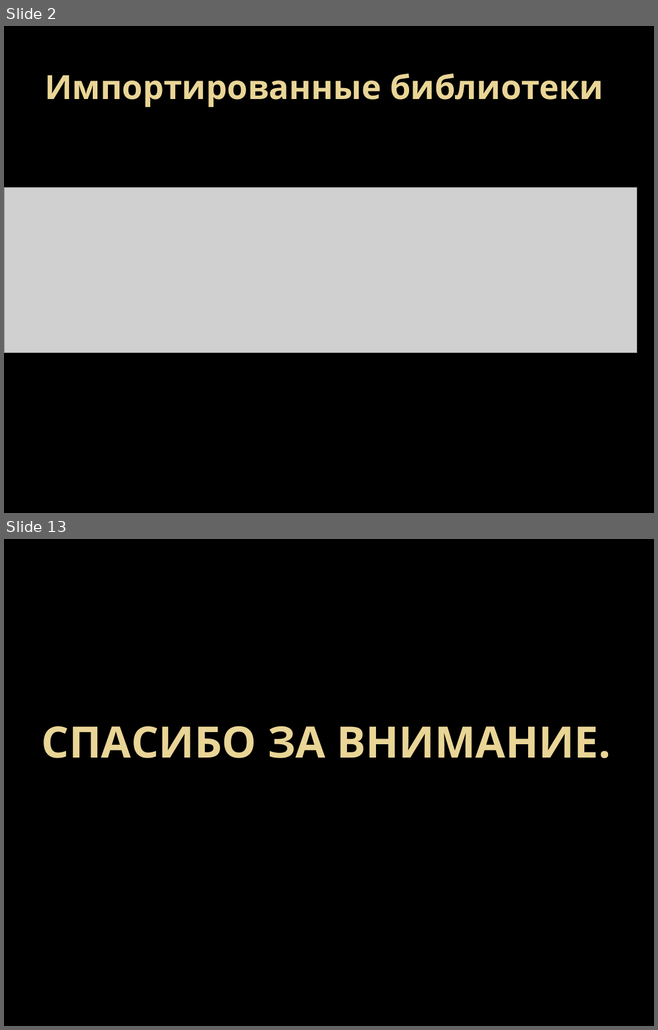
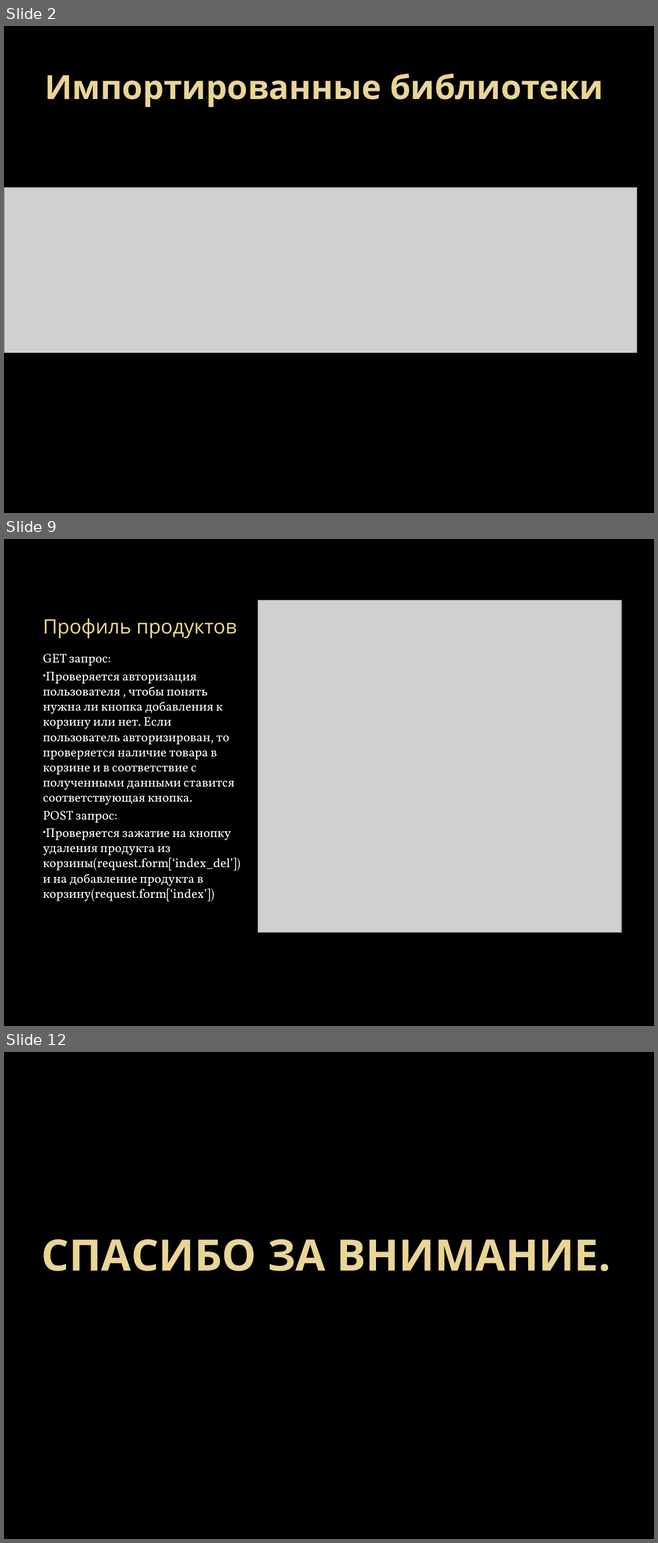
Before and after one commit to Kirill-Kuznetsov-git/online-shop, a slide deck: presentation.pptx. Shown one above the other, each under a label of ours: slides 2 and 13 before the commit, slides 2, 9 and 12 after it; the slides between them are not shown. The pictures are 658x1030 and 658x1543 pixels, drawn with LibreOffice and Linux fonts; fonts in the diff are those of the drawing; grey boxes stand for pictures; background and template pictures are left out. Boxes give left, top, right and bottom in pixels: in the first picture for what was removed or moved away, otherwise in the second. Text is boxed around its words. In the diff, an @@ line names an element or a change of style, - is before the commit and + after.

```diff
--- a/presentation.pptx
+++ b/presentation.pptx
@@ slide 9 added at [4,539,654,1026], background picture (left out) @@
@@ picture added at [258,600,621,932] @@
@@ title added at [43,618,237,639], 22 pt, text #F4DB8C @@
+Профиль продуктов
@@ text added at [43,654,241,901], 14 pt, text #FFFFFF @@
+GET запрос:
+• Проверяется авторизация пользователя , чтобы понять нужна ли кнопка добавления к корзину или нет. Если пользователь авторизирован, то проверяется наличие товара в корзине и в соответствие с полученными данными ставится соответствующая кнопка.
+POST запрос:
+• Проверяется зажатие на кнопку удаления продукта из корзины(request.form[‘index_del’]) и на добавление продукта в корзину(request.form[‘index’])
@@ what was slide 13 is now slide 12 @@
```
Also in this commit, not shown: 2 slides changed, 6 other slides added, 8 slides removed.
